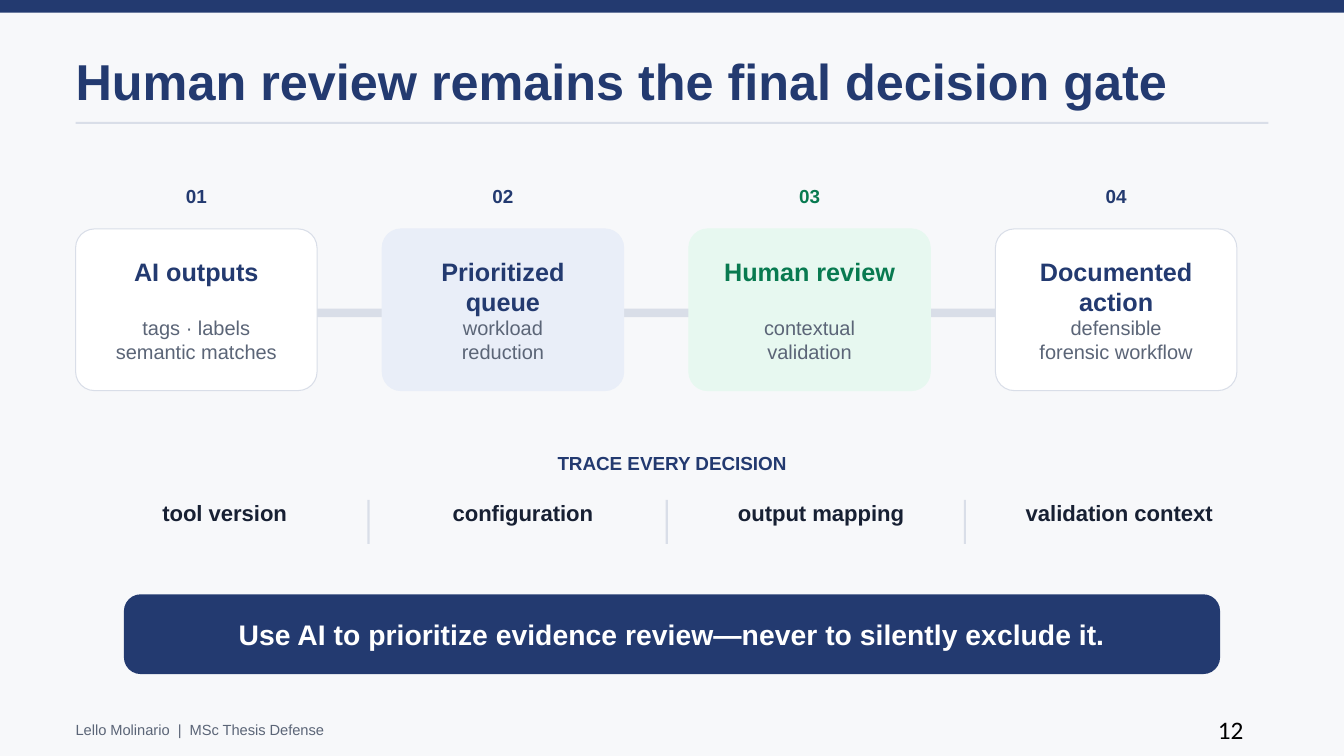
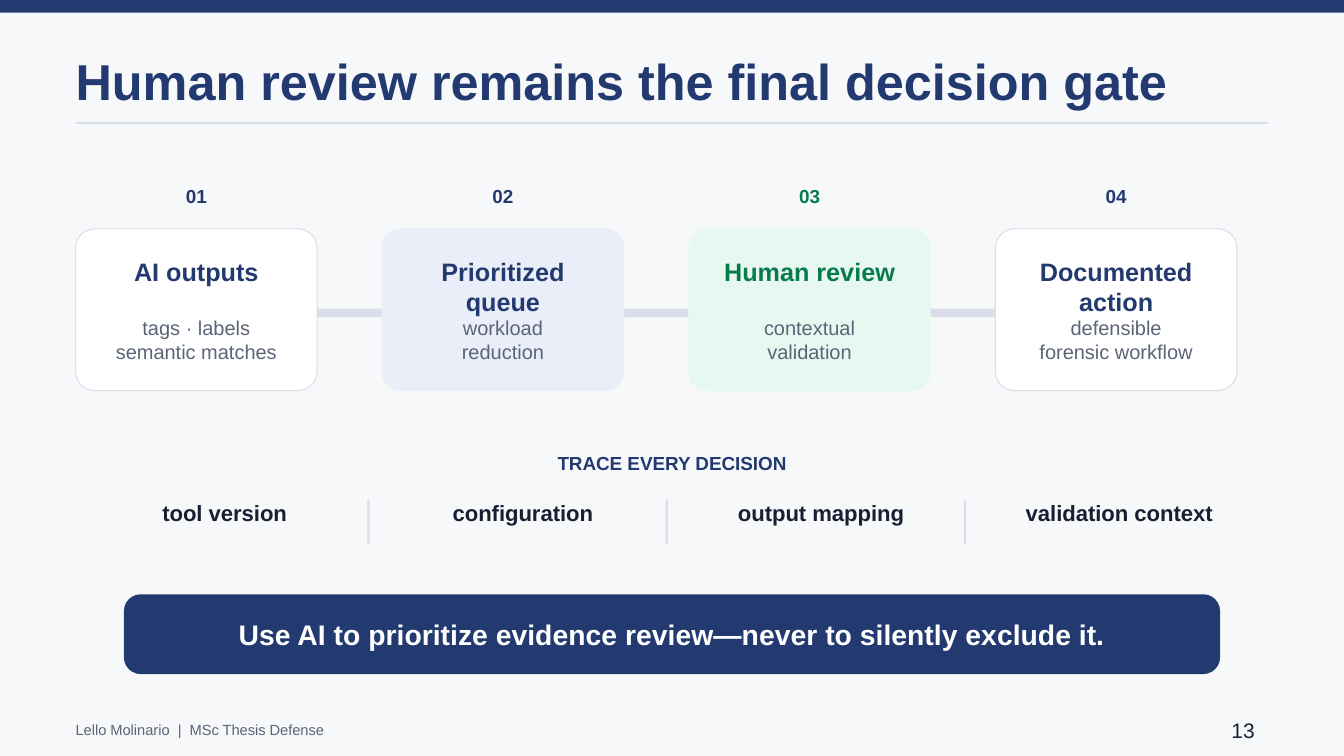
Before and after one commit to lmolinario/Molinario_Thesis_Defense_2026, a slide deck: slide 13 of Molinario_Thesis_Defense_2026.pptx (slide 12 before the commit). Drawn at 1344x756 pixels with LibreOffice and Linux fonts; fonts in the diff are those of the drawing. Boxes give left, top, right and bottom in pixels: in the first picture for what was removed or moved away, otherwise in the second. Text is boxed around its words. In the diff, an @@ line names an element or a change of style, - is before the commit and + after.

```diff
--- a/Molinario_Thesis_Defense_2026.pptx
+++ b/Molinario_Thesis_Defense_2026.pptx
@@ text at (x1=1231, y1=723, x2=1254, y2=738): text changed; size 18 to 15 pt; font Calibri to Arial; text colour #000000 to #182235 @@
-12
+13
```
Also in this commit, not shown: 8 other slides changed, 1 slide added, 1 other file.
